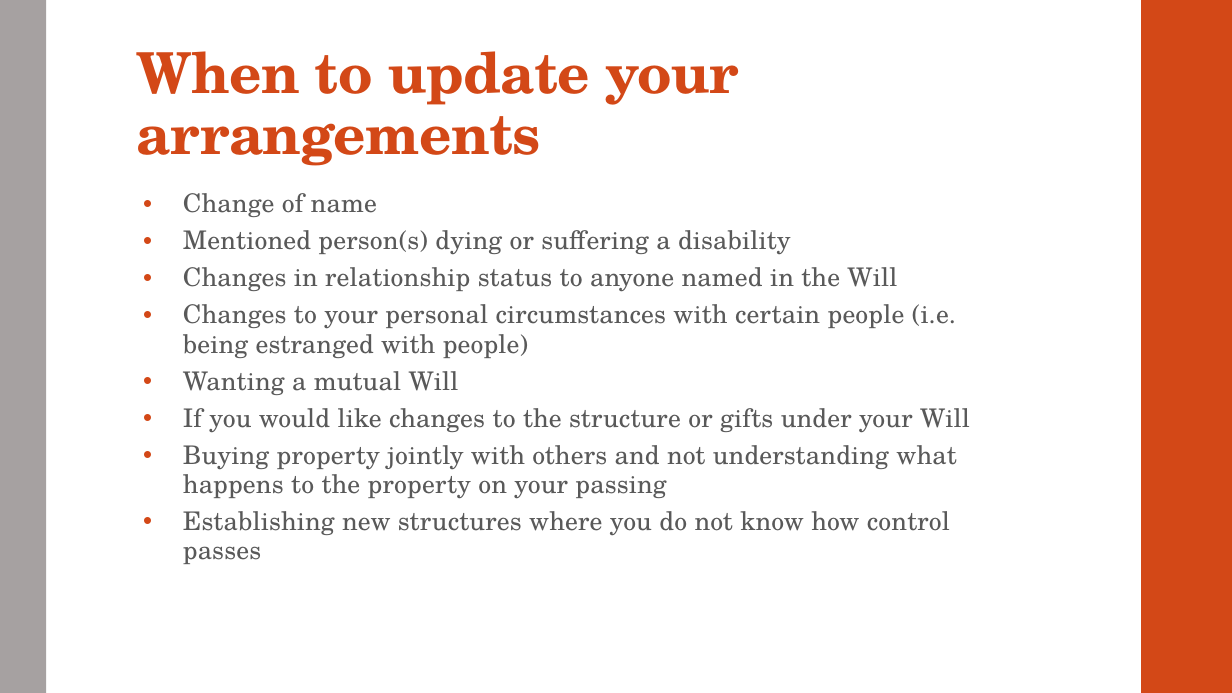
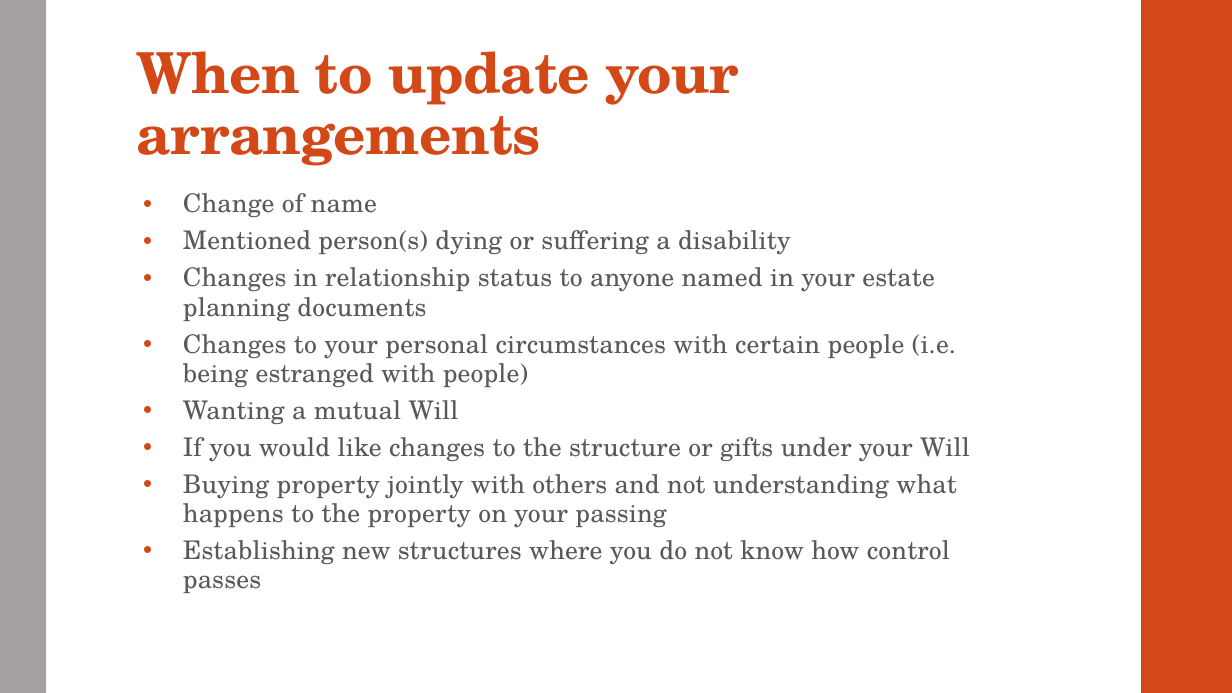
Before and after one commit to dariuschats/dariuschats.github.io, a slide deck: slide 52 of downloadables/other/Estate planning/Estate Planning Meeting Slides.pptx (slide 50 before the commit). Drawn at 1232x693 pixels with LibreOffice and Linux fonts; fonts in the diff are those of the drawing. Boxes give left, top, right and bottom in pixels: in the first picture for what was removed or moved away, otherwise in the second. Text is boxed around its words. In the diff, an @@ line names an element or a change of style, - is before the commit and + after.

Commit message:
Update of estate planning slides April 2022

```diff
--- a/downloadables/other/Estate planning/Estate Planning Meeting Slides.pptx
+++ b/downloadables/other/Estate planning/Estate Planning Meeting Slides.pptx
@@ text at box(183, 267, 935, 321): text changed @@
-• Changes in relationship status to anyone named in the Will
+• Changes in relationship status to anyone named in your estate planning documents
```
Also in this commit, not shown: 3 other slides changed, 4 slides added, 2 slides removed, 1 other file.
